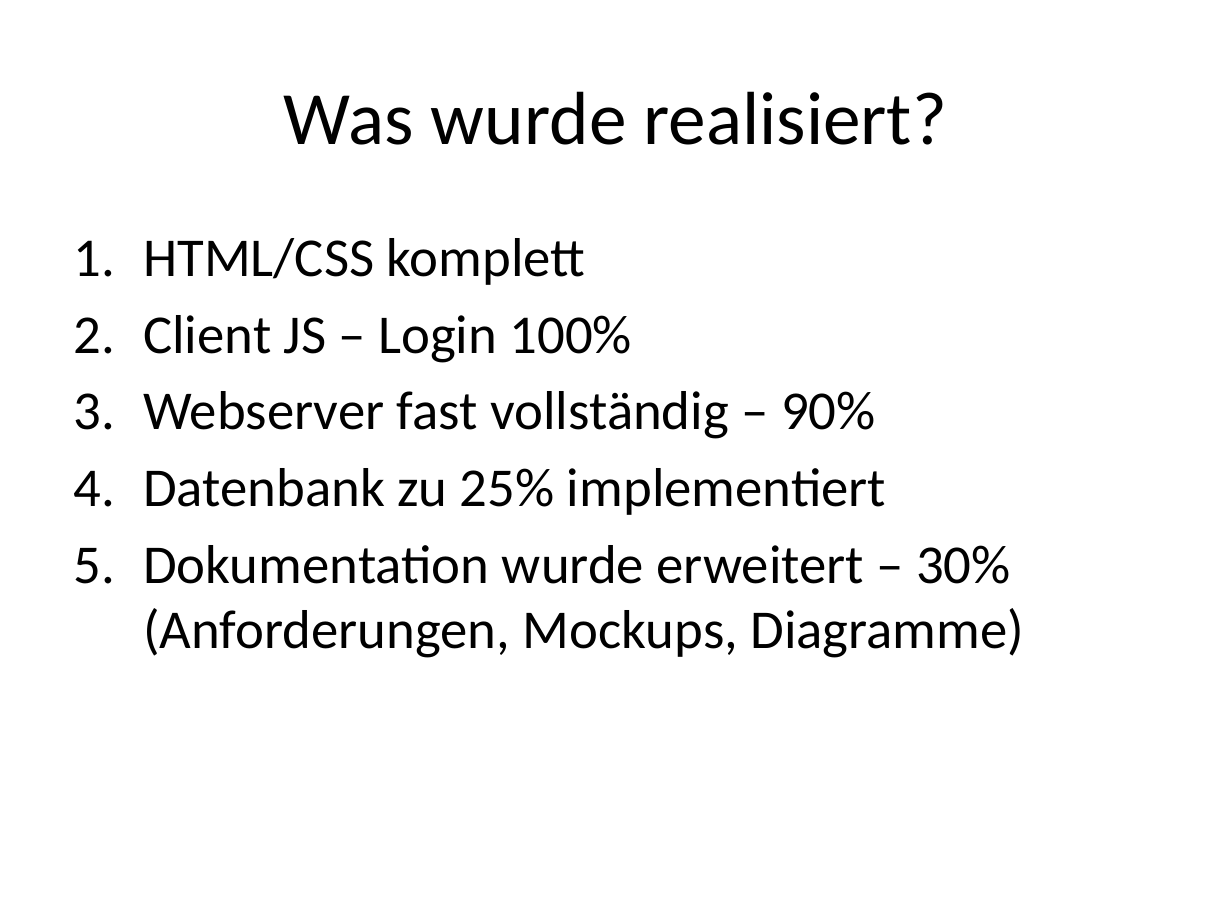
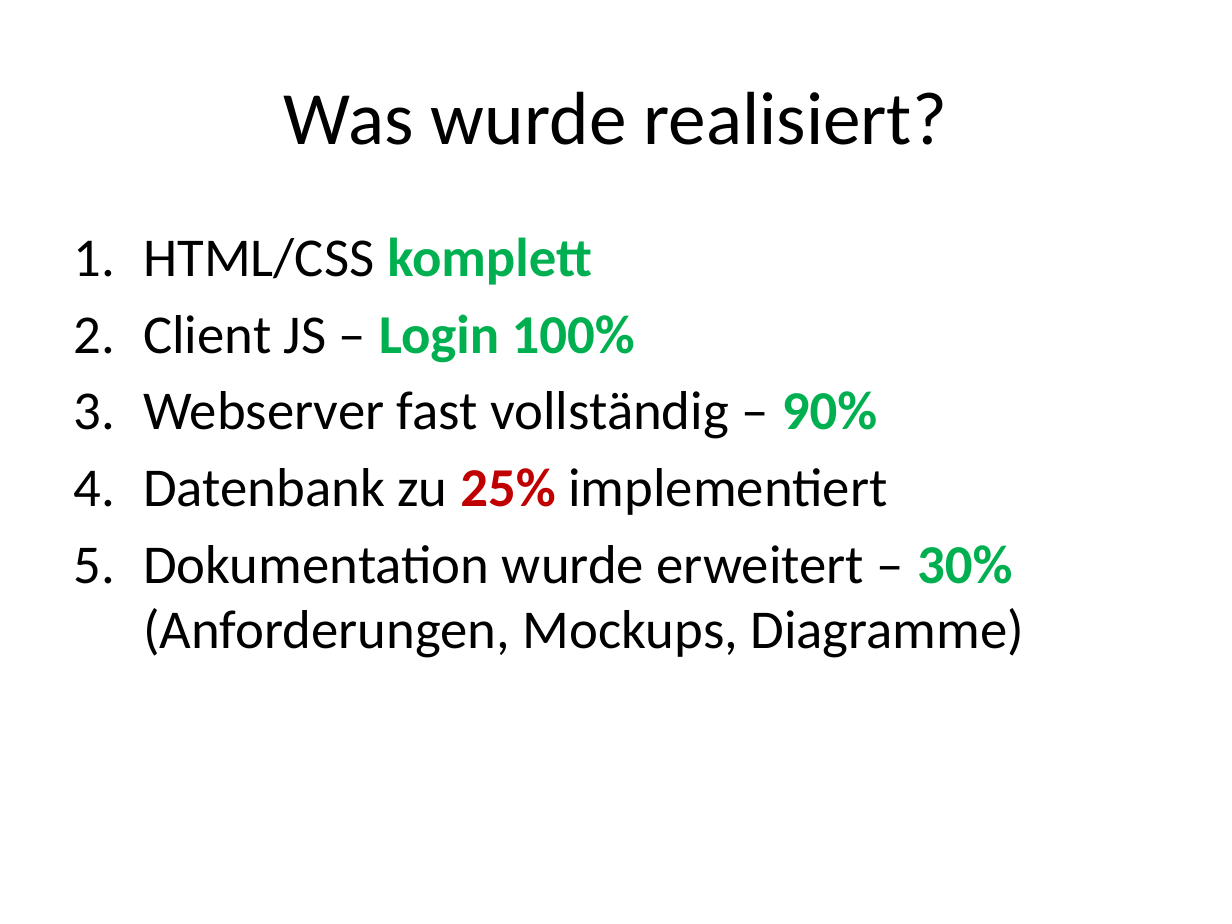
Before and after one commit to valeriapag/E-Mood-Tracker, a slide deck: slide 2 of Doku/Präsentation.pptx. Drawn at 1232x924 pixels with LibreOffice and Linux fonts; fonts in the diff are those of the drawing. Boxes give left, top, right and bottom in pixels: in the first picture for what was removed or moved away, otherwise in the second. Text is boxed around its words. In the diff, an @@ line names an element or a change of style, - is before the commit and + after.

```diff
--- a/Doku/Präsentation.pptx
+++ b/Doku/Präsentation.pptx
@@ text "HTML/CSS komplett" at (143,237,1024,658): text colour #000000 to #00B050 in "komplett", "Login 100%", "90%", "30%"; bold on in "komplett", "Login 100%", "90%", "25%" and 1 more places; text colour #000000 to #C00000 in "25%" @@
```
Also in this commit, not shown: 2 other slides changed.
